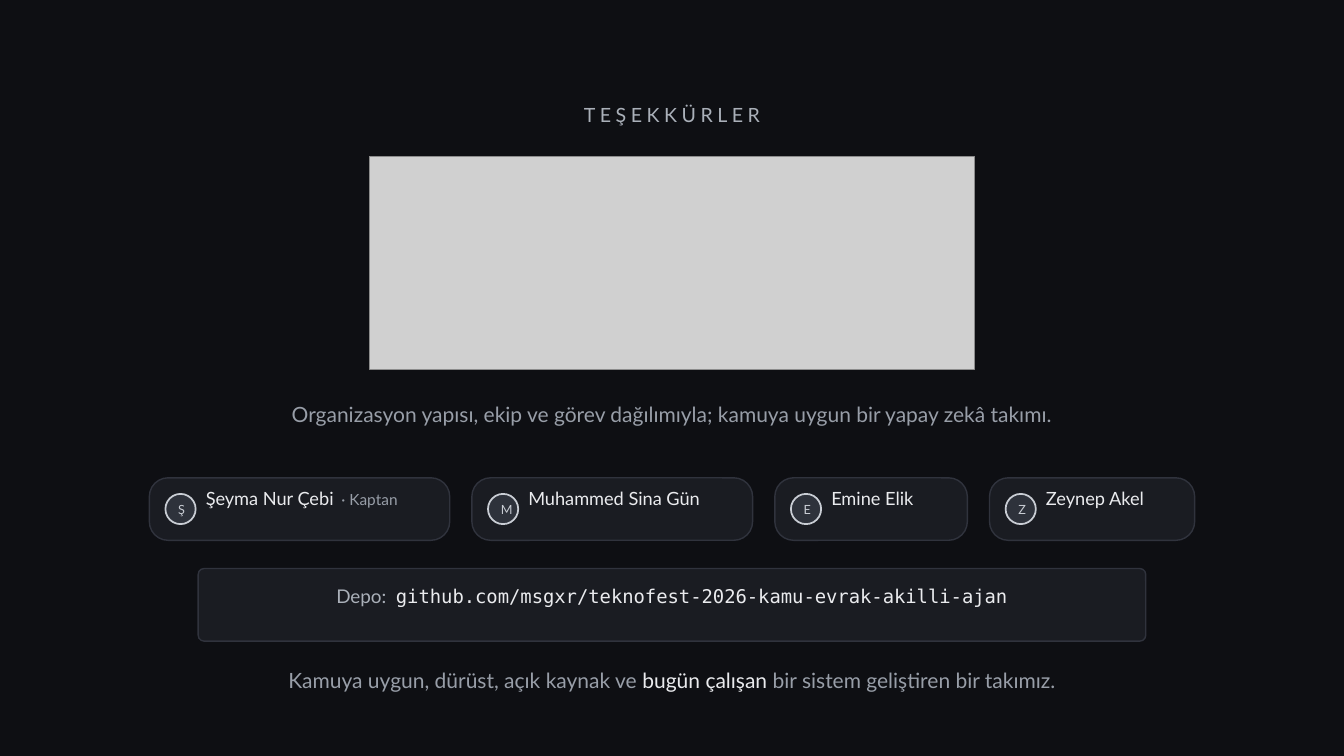
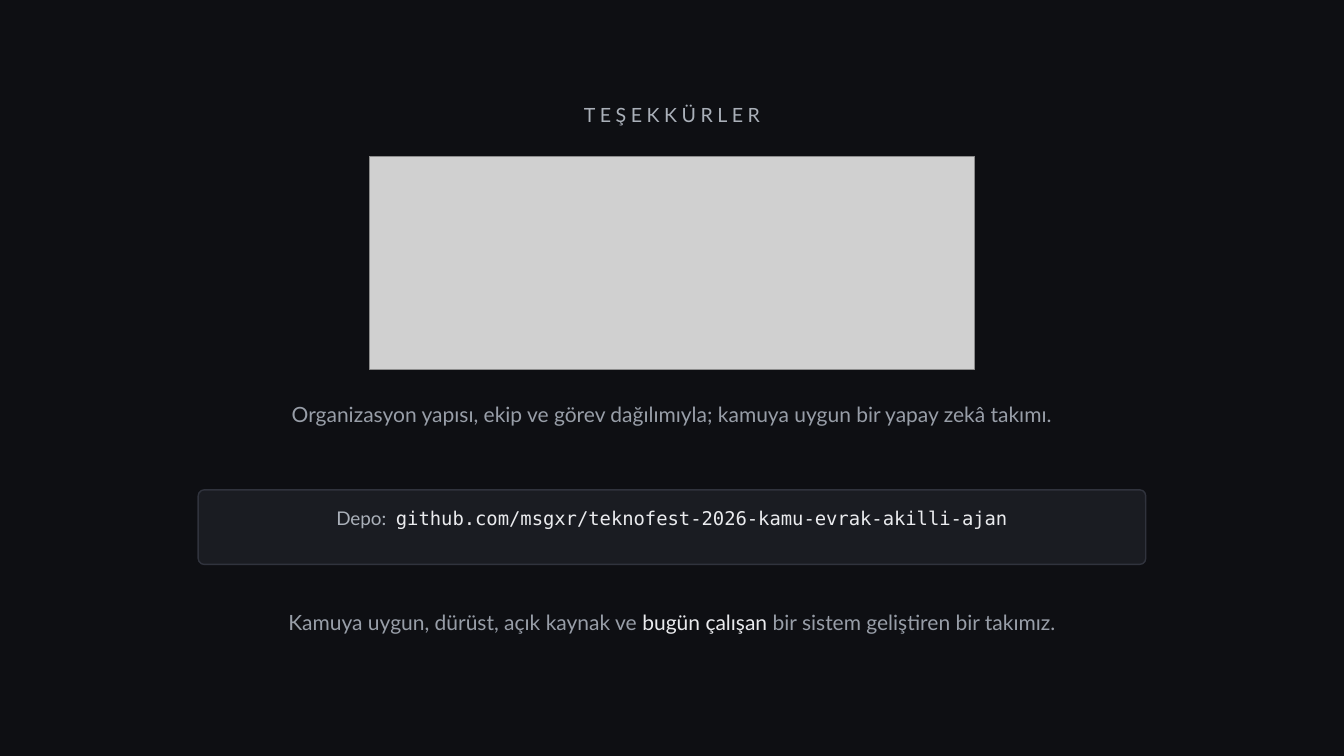
Before and after one commit to msgxr/teknofest-2026-kamu-evrak-akilli-ajan, a slide deck: slide 10 of presentations/Agentra_Tech_Takim_Tanitim_Sunum.pptx (slide 11 before the commit). Drawn at 1344x756 pixels with LibreOffice and Linux fonts; fonts in the diff are those of the drawing; grey boxes stand for pictures. Boxes give left, top, right and bottom in pixels: in the first picture for what was removed or moved away, otherwise in the second. Text is boxed around its words. In the diff, an @@ line names an element or a change of style, - is before the commit and + after.

```diff
--- a/presentations/Agentra_Tech_Takim_Tanitim_Sunum.pptx
+++ b/presentations/Agentra_Tech_Takim_Tanitim_Sunum.pptx
@@ rounded rectangle removed at [472, 478, 753, 540] @@
@@ rounded rectangle removed at [775, 478, 968, 540] @@
@@ rounded rectangle removed at [990, 478, 1196, 540] @@
@@ ellipse removed at [165, 494, 196, 524] @@
-Ş
@@ text "Depo: github.com/msgxr/teknofest-2026-kamu-evrak-akilli-ajan": place and size @@
-text "Depo: github.com/msgxr/teknofest-2026-kamu-evrak-akilli-ajan" at [336, 588, 1007, 607]
+text "Depo: github.com/msgxr/teknofest-2026-kamu-evrak-akilli-ajan" at [336, 510, 1007, 529]
@@ rounded rectangle: place and size @@
-rounded rectangle at [149, 478, 450, 540]
+rounded rectangle at [199, 490, 1146, 565]
@@ rounded rectangle at [199, 490, 1146, 565]: proportions changed @@
@@ text removed at [206, 491, 397, 509] @@
-Şeyma Nur Çebi · Kaptan
@@ ellipse removed at [488, 494, 518, 524] @@
-M
@@ text removed at [528, 491, 699, 505] @@
-Muhammed Sina Gün
@@ ellipse removed at [791, 494, 822, 524] @@
-E
@@ text removed at [831, 491, 913, 505] @@
-Emine Elik
@@ ellipse removed at [1006, 494, 1036, 524] @@
-Z
@@ text removed at [1046, 491, 1144, 508] @@
-Zeynep Akel
@@ rounded rectangle removed at [199, 569, 1146, 641] @@
@@ text "Kamuya uygun, dürüst, açık kaynak ...": place and size @@
-text "Kamuya uygun, dürüst, açık kaynak ..." at [288, 672, 1055, 692]
+text "Kamuya uygun, dürüst, açık kaynak ..." at [288, 614, 1055, 634]
```
Also in this commit, not shown: 8 other slides changed, 1 slide removed, 1 other file.
